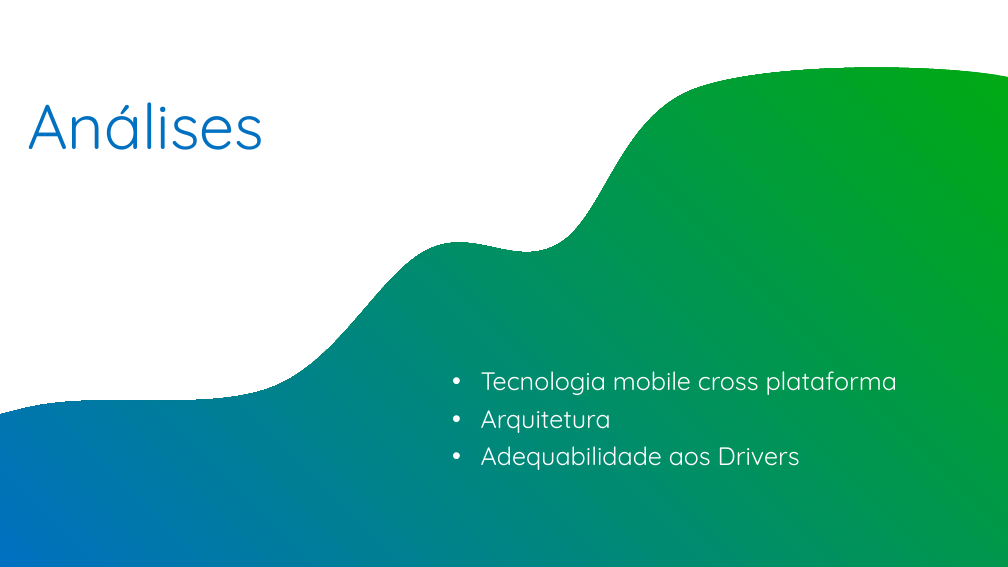
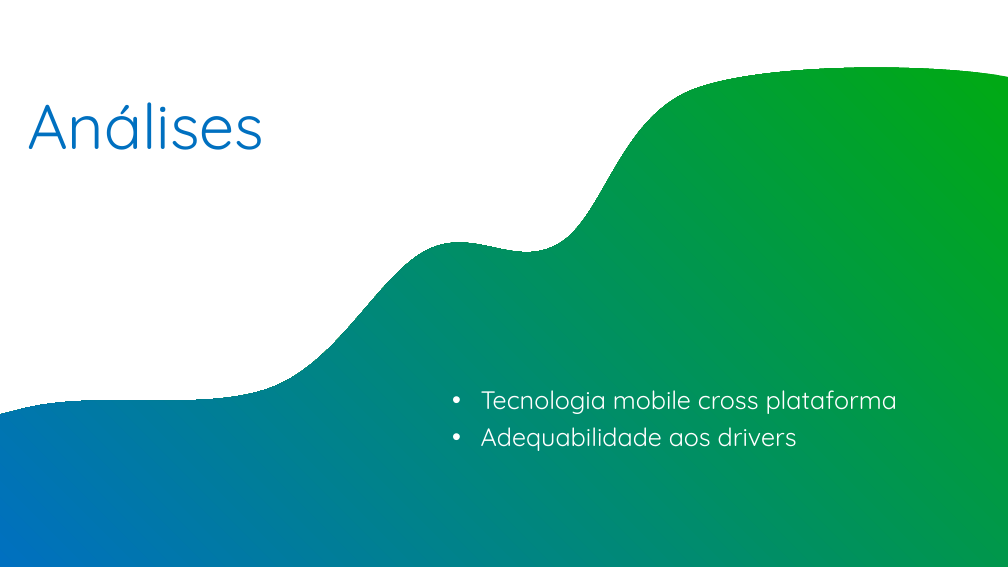
Before and after one commit to andrelcalves/reference_architectures, a slide deck: slide 18 of plataforma mobile/VR - SUPERAPP V1.0.pptx. Drawn at 1008x567 pixels with LibreOffice and Linux fonts; fonts in the diff are those of the drawing; background and template pictures are left out. Boxes give left, top, right and bottom in pixels: in the first picture for what was removed or moved away, otherwise in the second. Text is boxed around its words. In the diff, an @@ line names an element or a change of style, - is before the commit and + after.

Commit message:
arquitetura superapp mobile

```diff
--- a/plataforma mobile/VR - SUPERAPP V1.0.pptx
+++ b/plataforma mobile/VR - SUPERAPP V1.0.pptx
@@ text at [481,427,797,451]: text changed @@
-• Arquitetura
-• Adequabilidade aos Drivers
+• Adequabilidade aos drivers
```
Also in this commit, not shown: 40 other slides changed, 11 slides added, 2 slides removed, 1 other file.
